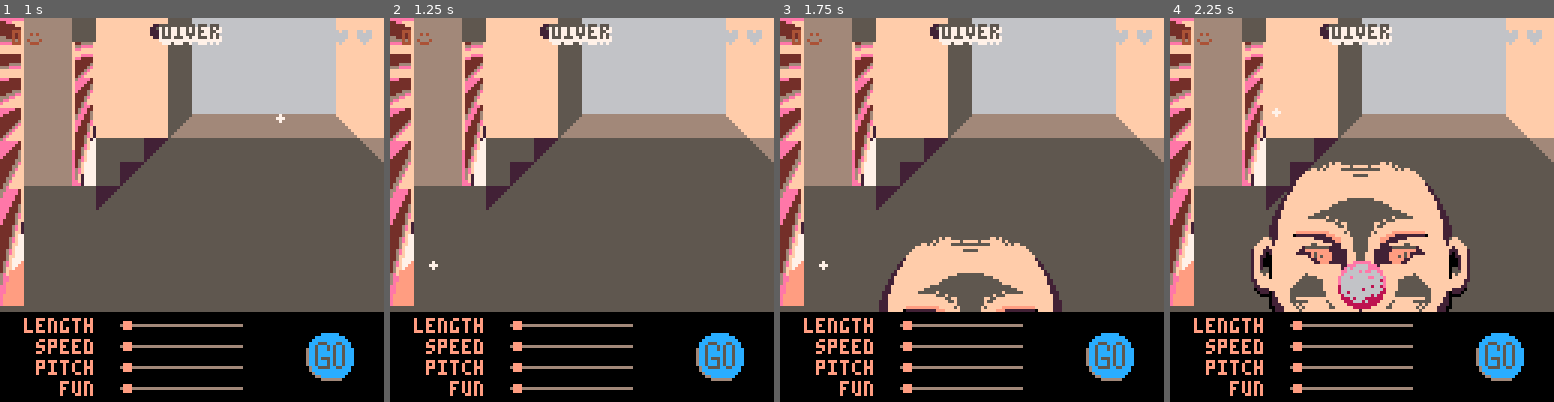
Above: before the commit, frames 1-4 (left to right).
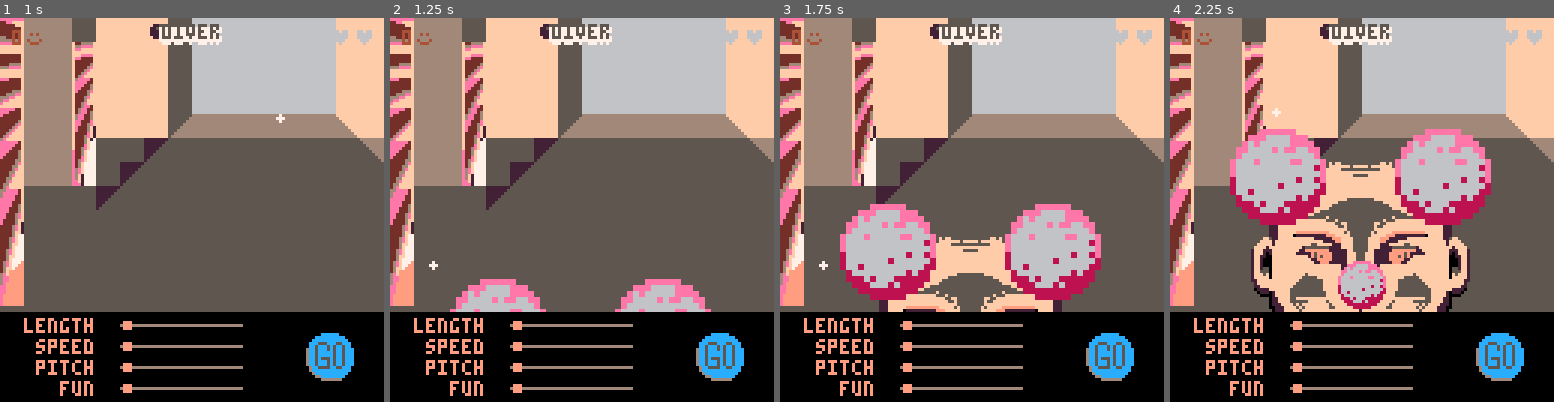
Above: after the commit, the same moments.

Repository: Alfie-Edwards/game-boys
Game: PICO-8 cartridge game.p8
Two runs of this game, one before a commit and one after it. Both use one fixed random seed, a clock stepped at 60 frames per second and the inputs below.
Inputs (mouse positions are in pixels of both pictures, inside the frame that each line leads up to):
- Up to frame 1 (1 s): tap X (X key) at 0.33 s; click (280, 121) at 0.67 s; tap O (Z key) at 0.7 s
- Up to frame 2 (1.25 s): tap X (X key) at 1.07 s; click (436, 267) at 1.22 s
- Up to frame 3 (1.75 s): tap O (Z key) at 1.7 s
- Up to frame 4 (2.25 s): click (1277, 114) at 1.77 s; tap X (X key) at 1.85 s; tap O (Z key) at 2.1 s

Frame 1 is identical in both runs. In frame 2, 3.1% of the frame differs, in the area x 15-84%, y 67-77%; in frame 3, 10%, in the area x 15-84%, y 48-74%; in frame 4, 10%.

Commit message:
clown hair

Diff:
--- a/face.lua
+++ b/face.lua
@@ -170,11 +170,32 @@
 				spr( 79, x,            y + tiles(1), 2, 1, false, false)
 				spr(127, x + tiles(1), y + tiles(1), 2, 1, false, false)
 			end,
+		hair =
+			function(x_left, x_right, y)
+				draw_scaled(x_left,  y, 2, 2, 24, 0, 2)
+				draw_scaled(x_right, y, 2, 2, 24, 0, 2)
+			end
 	},
 }
 
 function tiles(x)
 	return x * 8
+end
+
+function draw_scaled(x, y, w_tiles, h_tiles, map_x, map_y, scale)
+	local w_px = w_tiles * 8 - 1
+	local h_px = h_tiles * 8 - 1
+
+	for i = 0, h_px do
+		for j = 0, scale - 1 do
+			tline(
+				x,                      y + (i * scale + j),
+				x + (w_px + 1) * scale, y + (i * scale + j),
+				map_x, map_y + i/8,
+				1/(8 * scale), 0
+			)
+		end
+	end
 end
 
 function draw_rotated_anticlockwise(x, y, w_tiles, h_tiles, map_x, map_y, flip_y)
@@ -304,6 +325,11 @@
 			head_top + tiles(3))
 	end
 	sprites.clown.nose(head_left + tiles(3), head_top + tiles(4.5))
+
+	sprites.clown.hair(
+		head_left - tiles(1.5),
+		head_right - tiles(2.5),
+		head_top - tiles(1))
 end
 
 function draw_head(name, emotion)
--- a/game.p8
+++ b/game.p8
@@ -696,8 +696,8 @@
 ddddd1ddddddddddddddcddddddddddde3333344efff33334fffe333334effee33333334eeeeee333333333444eeeeeeeee333333333333334444eeeeeee5555
 dddddddddddddddddddddddddddddddde3333344efff33334fffe3333344efeee33333334eeeeee3333333333444eeeeeeeee33333333333333334444eeeeeee
 __map__
-010102030405060708090a0b0c808182838485868788898a00000000000000000000000000000000000000000000000000000000000000000000000000000000f4f5f6f7f8f9fafbfcfdfeff00000000000000000000000000000000000000000000000000000000000000000000000000000000000000000000000000000000
-01111213141516171819474849909192939495969798999a0000000000000000000000000000000000000000000000000000000000000000000000000000000000000000000000000000000000000000000000000000000000000000000000000000000000000000000000000000000000000000000000000000000000000000
+010102030405060708090a0b0c808182838485868788898a4d4e0000000000000000000000000000000000000000000000000000000000000000000000000000f4f5f6f7f8f9fafbfcfdfeff00000000000000000000000000000000000000000000000000000000000000000000000000000000000000000000000000000000
+01111213141516171819474849909192939495969798999a4f7f000000000000000000000000000000000000000000000000000000000000000000000000000000000000000000000000000000000000000000000000000000000000000000000000000000000000000000000000000000000000000000000000000000000000
 20212223242526272829575859a0a1a2a3a4a5a6a7a8a9aa0000000000000000000000000000000000000000000000000000000000000000000000000000000010000000000000000000000000000000000000000000000000000000000000000000000000000000000000000000000000000000000000000000000000000000
 30313233343536373839000000b0b1b2b3b4b5b6b7b8b9ba00000000000000000000000000000000000000000000000000000000000000000000000000000000cc000000000000000000000000000000000000000000000000000000000000000000000000000000000000000000000000000000000000000000000000000000
 50515253546566676869000000c0c1c2c3c4c5000000000000000000000000000000000000000000000000000000000000000000000000000000000000000000dc000000000000000000000000000000000000000000000000000000000000000000000000000000000000000000000000000000000000000000000000000000
